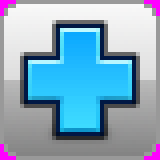
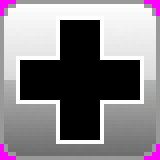
Comparing the layer stacks of the two (160, 160) images. Changes:
moved "Layer #2" above "Layer #5", painted on it over [4, 4, 156, 140]
added layer "Layer #5" above "Layer" over [16, 16, 144, 144]
hid "Layer", moved it above "Layer #4", painted on it over [4, 4, 156, 156]
moved "Layer #4" above "Layer #3", painted on it over [4, 4, 156, 156]
painted on "Layer #3" over [4, 4, 156, 144]
painted on "Layer #1" over [4, 4, 156, 156]
